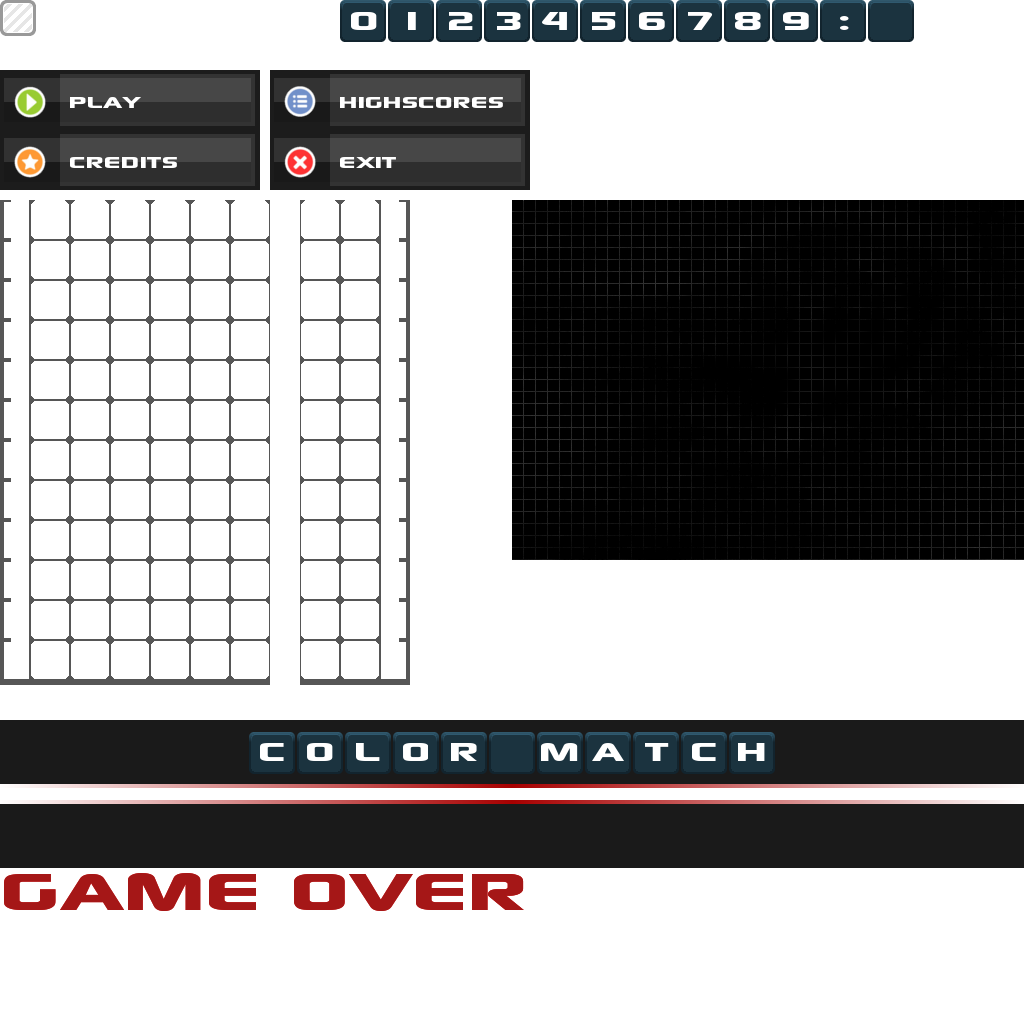
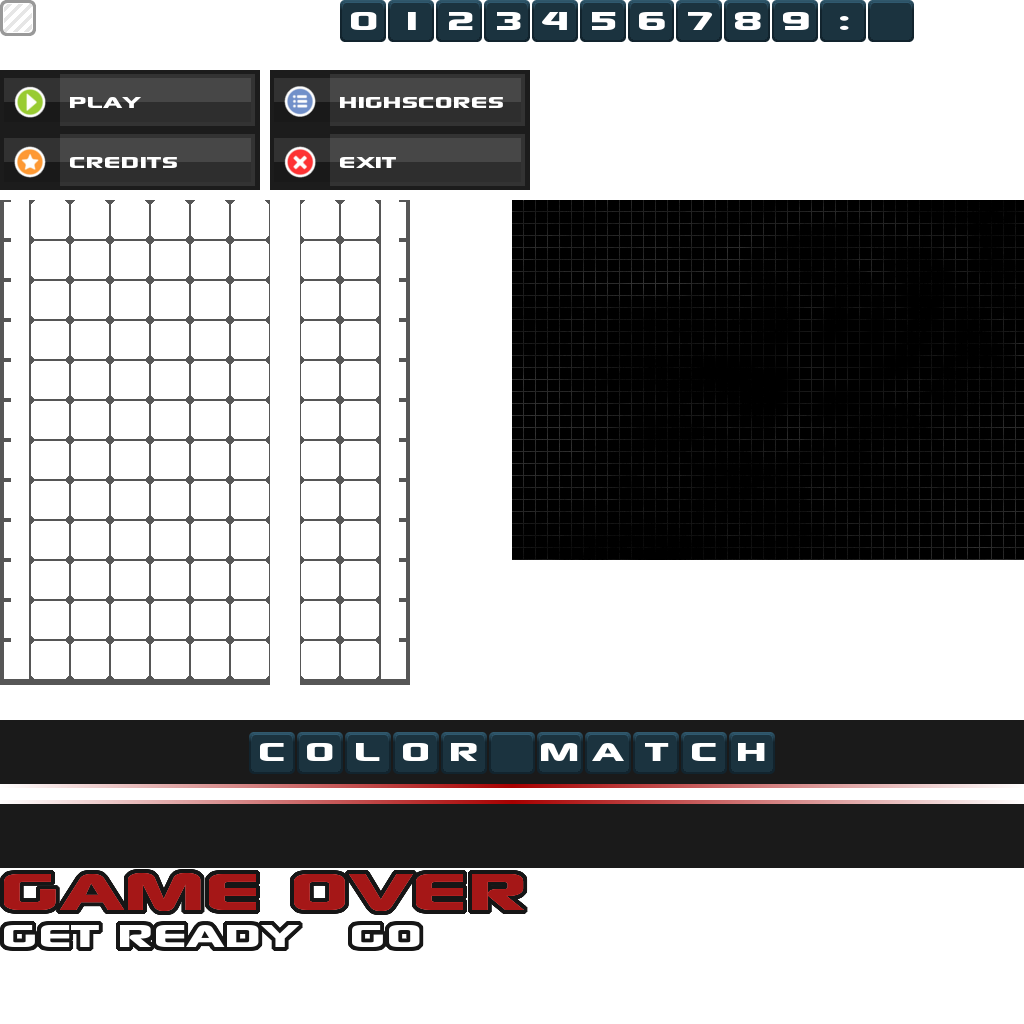
Layers edited between the first and the second 1024 x 1024 image:
added layer "Ebene #11" above "Ebene #7" over [0, 869, 528, 915]
added layer "get ready go" above "Ebene #10" over [4, 925, 420, 947]
added layer "Ebene #10" above "Ebene #8" over [0, 921, 424, 951]
